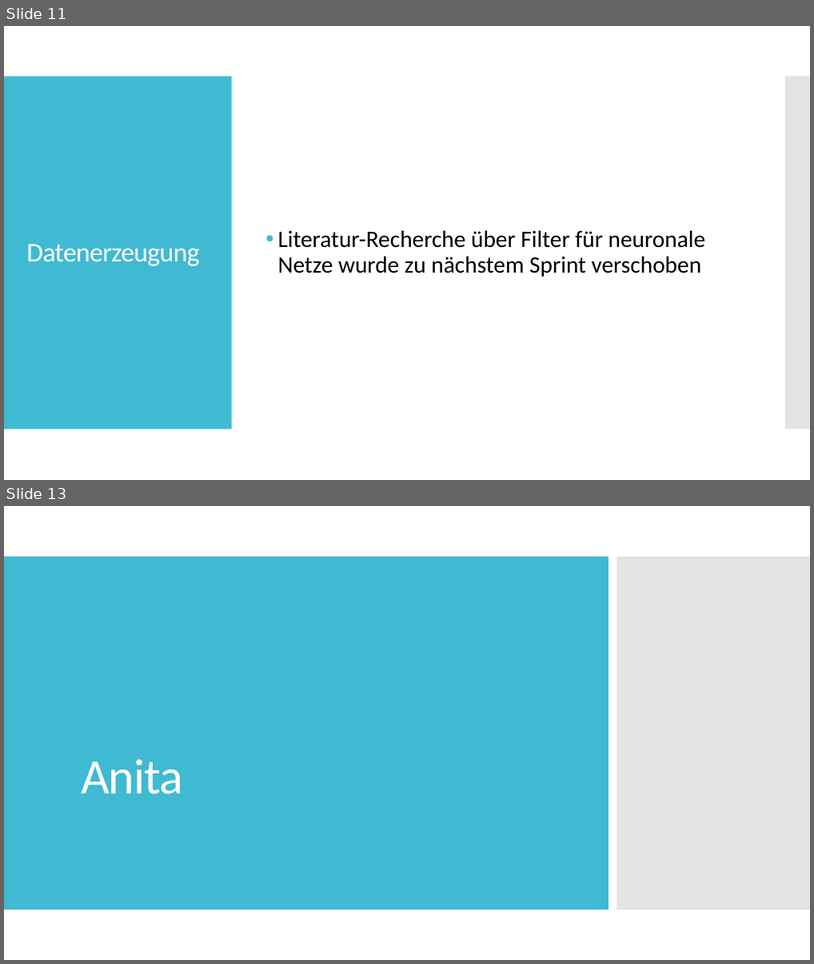
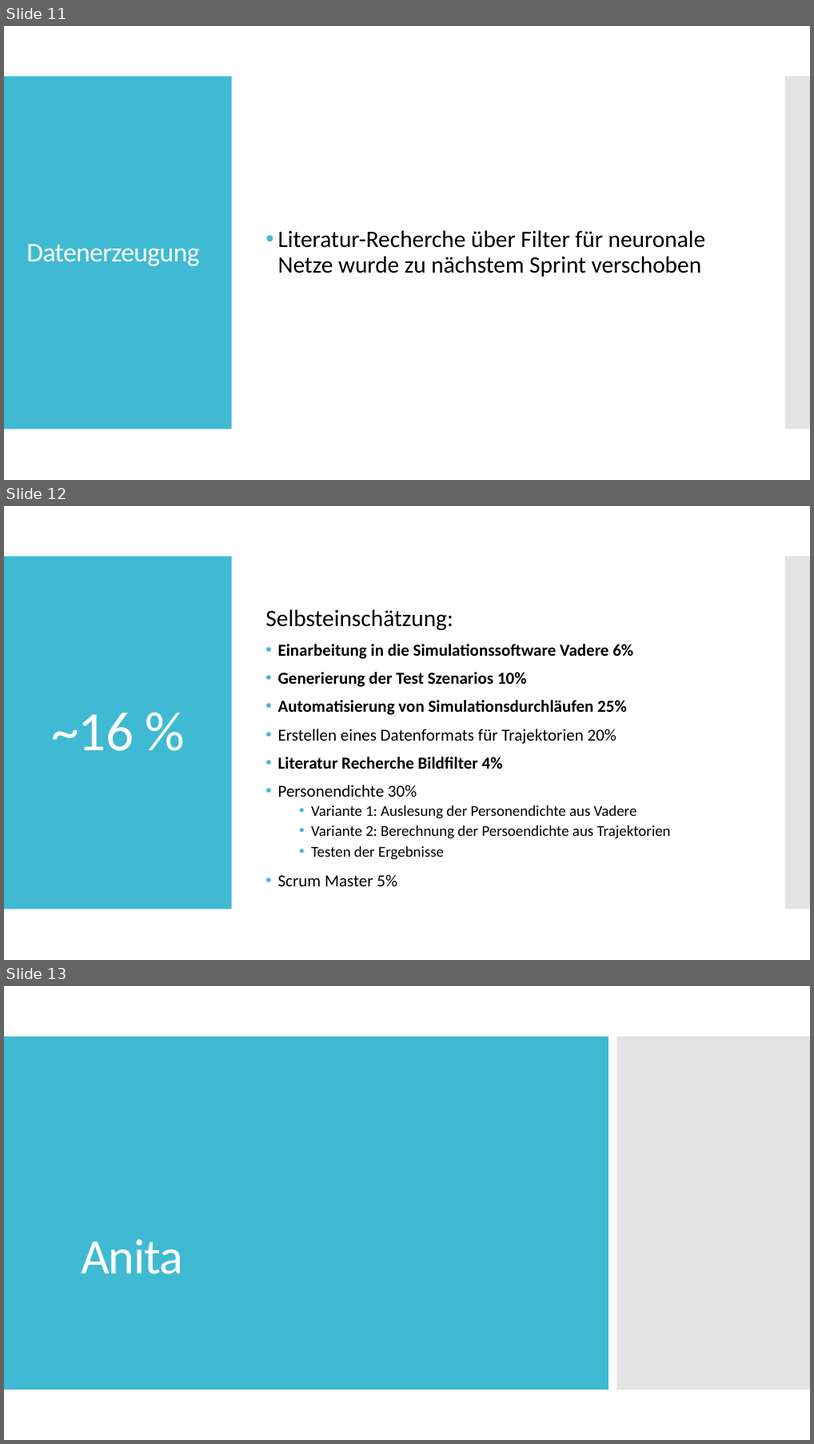
Before and after one commit to Datagroup-ModSim/ModSim17-data-generation-filters, a slide deck: presentations/Datenerzeugung und Datenanalyse_Sprint1_formatiert.pptx. Shown one above the other, each under a label of ours: slides 11 and 13 before the commit, slides 11, 12 and 13 after it; the slides between them are not shown. The pictures are 814x964 and 814x1444 pixels, drawn with LibreOffice and Linux fonts; fonts in the diff are those of the drawing. Boxes give left, top, right and bottom in pixels: in the first picture for what was removed or moved away, otherwise in the second. Text is boxed around its words. In the diff, an @@ line names an element or a change of style, - is before the commit and + after.

```diff
--- a/presentations/Datenerzeugung und Datenanalyse_Sprint1_formatiert.pptx
+++ b/presentations/Datenerzeugung und Datenanalyse_Sprint1_formatiert.pptx
@@ slide 12 added at [4,506,810,960], background #FFFFFF; not listed: 2 template elements that a slide beside it also shows @@
@@ text added at [266,609,671,886], 20 pt, text #000000 @@
+Selbsteinschätzung:
+• Einarbeitung in die Simulationssoftware Vadere 6%
+• Generierung der Test Szenarios 10%
+• Automatisierung von Simulationsdurchläufen 25%
+• Erstellen eines Datenformats für Trajektorien 20%
+• Literatur Recherche Bildfilter 4%
+• Personendichte 30%
+  • Variante 1: Auslesung der Personendichte aus Vadere
+  • Variante 2: Berechnung der Persoendichte aus Trajektorien
+  • Testen der Ergebnisse
+• Scrum Master 5%
@@ title added at [51,712,134,751], 66 pt, text #FFFFFF @@
+~16 %
```
Also in this commit, not shown: 7 slides changed, 1 slide removed.
